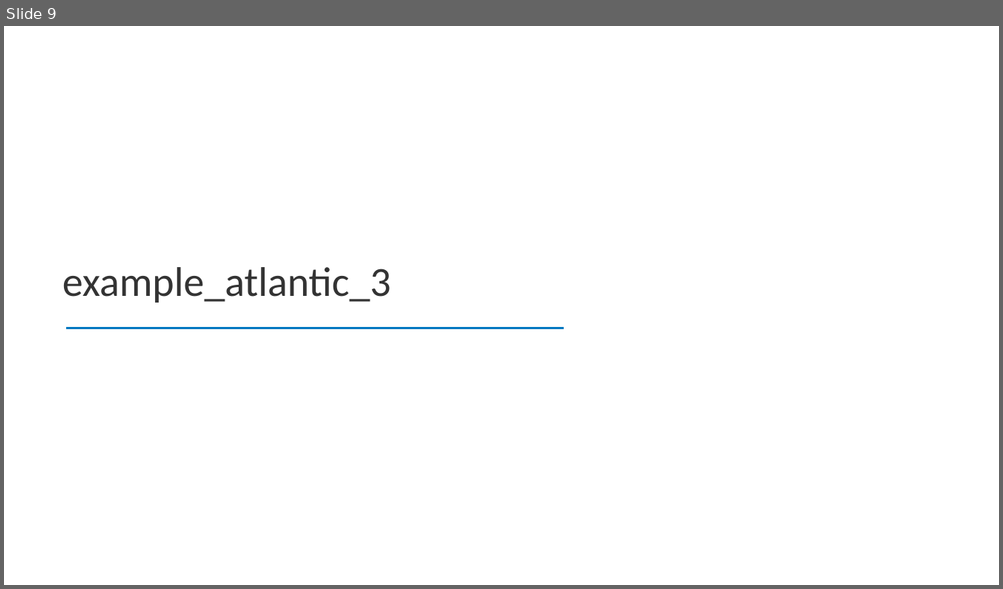
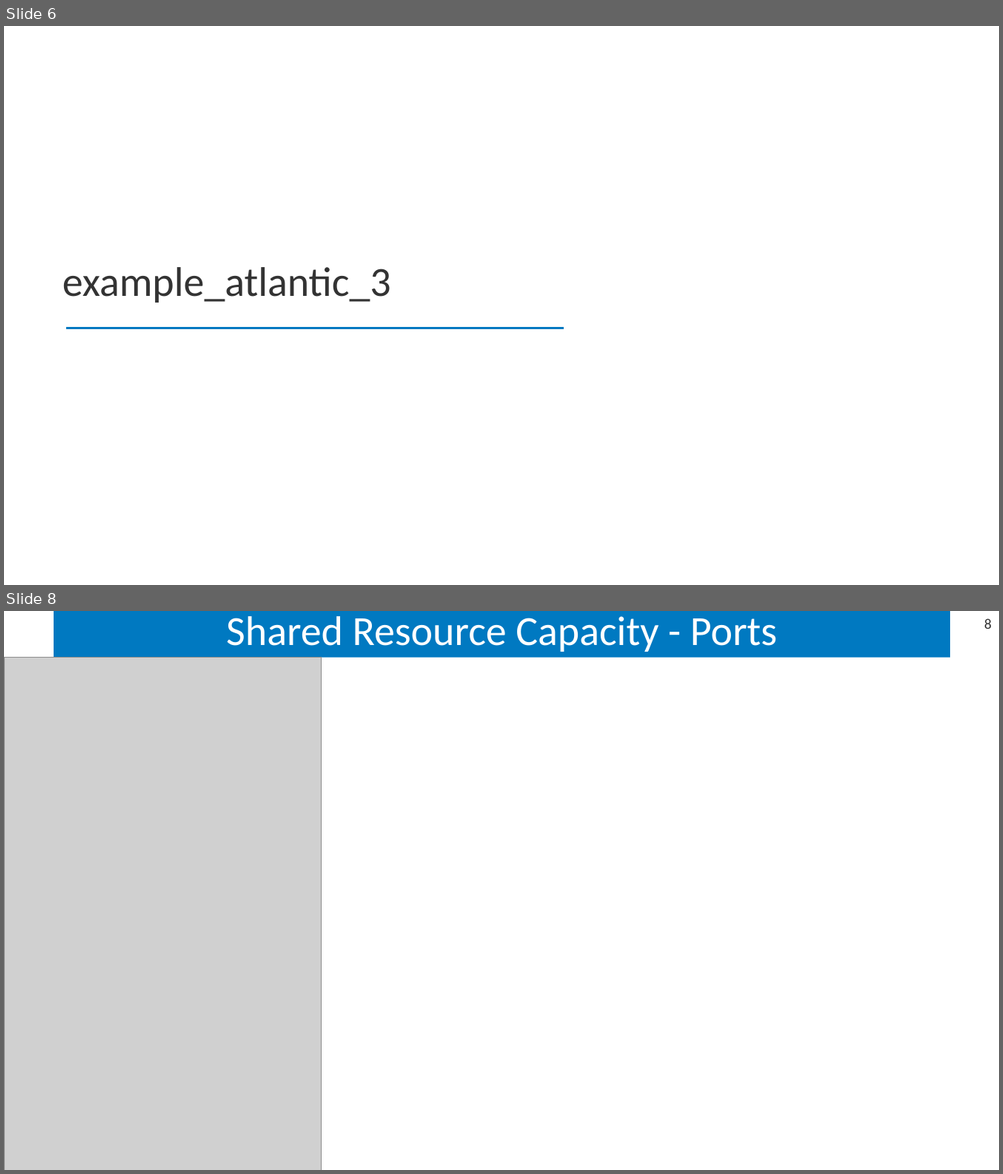
Before and after one commit to sbredenk/CORAL, a slide deck: postprocessing/results/example_atlantic/example_atlantic_results.pptx. Shown one above the other, each under a label of ours: slide 9 before the commit, slides 6 and 8 after it; the slides between them are not shown. The pictures are 1003x589 and 1003x1174 pixels, drawn with LibreOffice and Linux fonts; fonts in the diff are those of the drawing; grey boxes stand for pictures. Boxes give left, top, right and bottom in pixels: in the first picture for what was removed or moved away, otherwise in the second. Text is boxed around its words. In the diff, an @@ line names an element or a change of style, - is before the commit and + after.

```diff
--- a/postprocessing/results/example_atlantic/example_atlantic_results.pptx
+++ b/postprocessing/results/example_atlantic/example_atlantic_results.pptx
@@ slide 8 added at <box>4,611,999,1170</box>, background #FFFFFF @@
@@ title added at <box>54,611,950,658</box>, fill #0079C1, 40 pt, text #FFFFFF @@
+Shared Resource Capacity - Ports
@@ page number added at <box>984,618,991,629</box>, 14 pt, text #333333 @@
+8
@@ picture added at <box>4,658,321,1170</box> @@
@@ what was slide 9 is now slide 6 @@
```
Also in this commit, not shown: 1 slide changed, 8 other slides added, 7 slides removed, 42 other files.
